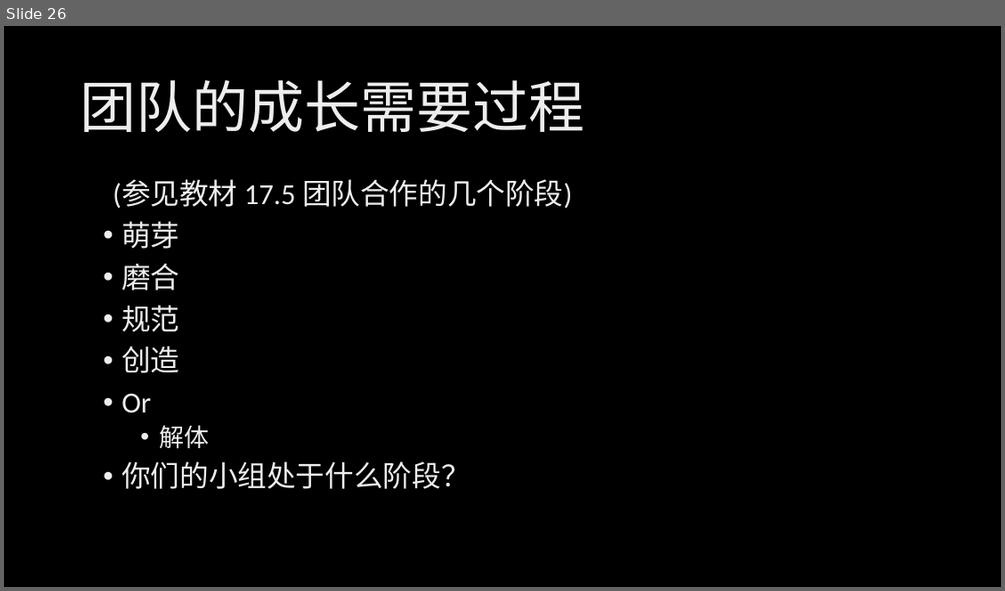
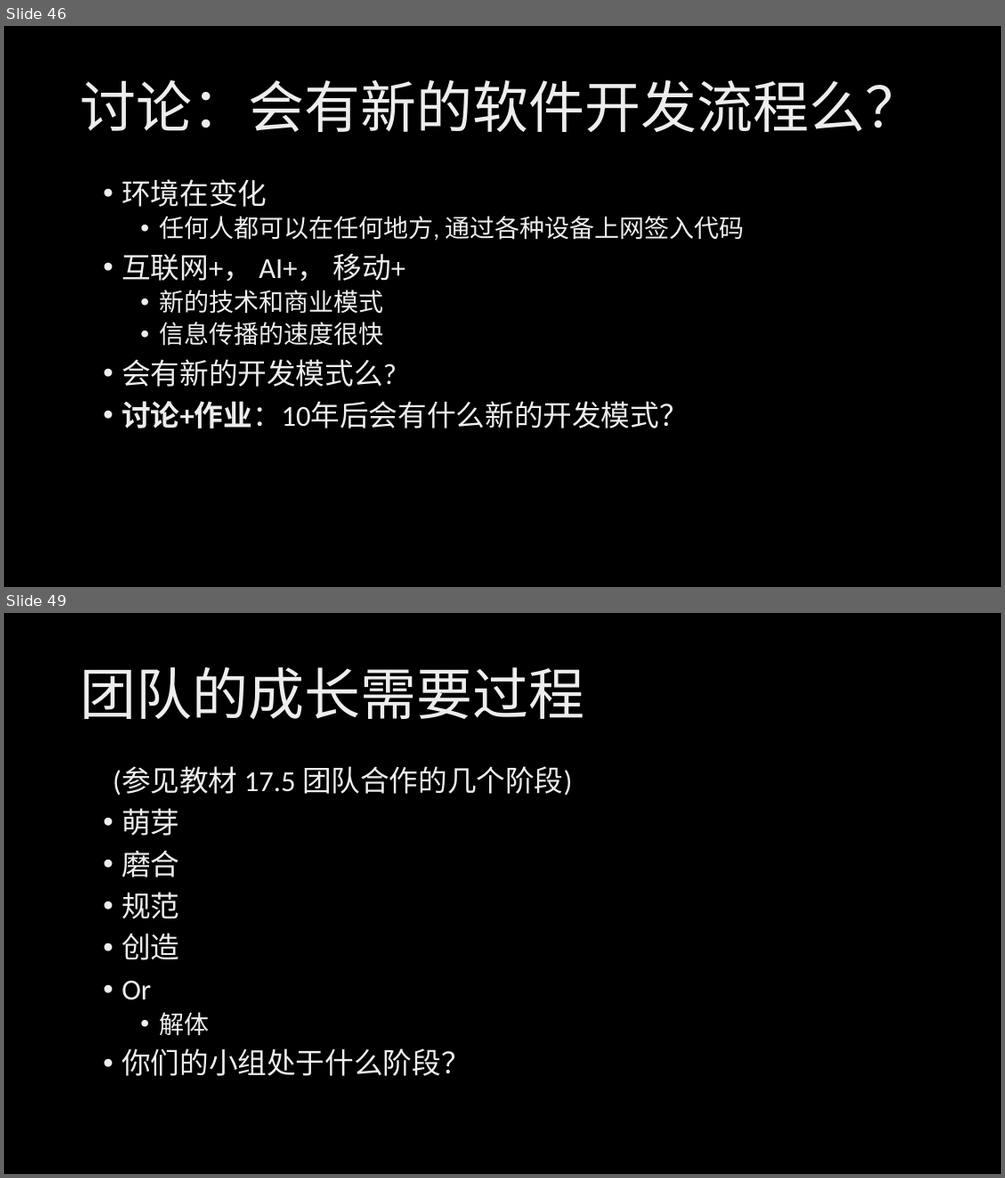
Before and after one commit to xinase/ASE, a slide deck: chapter5/ASE_5_Team_and_Process.pptx. Shown one above the other, each under a label of ours: slide 26 before the commit, slides 46 and 49 after it; the slides between them are not shown. The pictures are 1005x591 and 1005x1178 pixels, drawn with LibreOffice and Linux fonts; fonts in the diff are those of the drawing; background and template pictures are left out. Boxes give left, top, right and bottom in pixels: in the first picture for what was removed or moved away, otherwise in the second. Text is boxed around its words. In the diff, an @@ line names an element or a change of style, - is before the commit and + after.

```diff
--- a/chapter5/ASE_5_Team_and_Process.pptx
+++ b/chapter5/ASE_5_Team_and_Process.pptx
@@ slide 46 added at <box>4,26,1001,587</box>, background picture (left out) @@
@@ title added at <box>80,80,921,132</box>, 54 pt, text gradient #BFBFBF to #EDEDED to #FFFFFF @@
+讨论：会有新的软件开发流程么？
@@ text added at <box>121,179,744,428</box>, 28 pt, text gradient #BFBFBF to #EDEDED to #FFFFFF @@
+• 环境在变化
+  • 任何人都可以在任何地方, 通过各种设备上网签入代码
+• 互联网+， AI+， 移动+
+  • 新的技术和商业模式
+  • 信息传播的速度很快
+• 会有新的开发模式么?
+• 讨论+作业：10年后会有什么新的开发模式？
@@ what was slide 26 is now slide 49 @@
```
Also in this commit, not shown: 1 slide changed, 22 other slides added.
